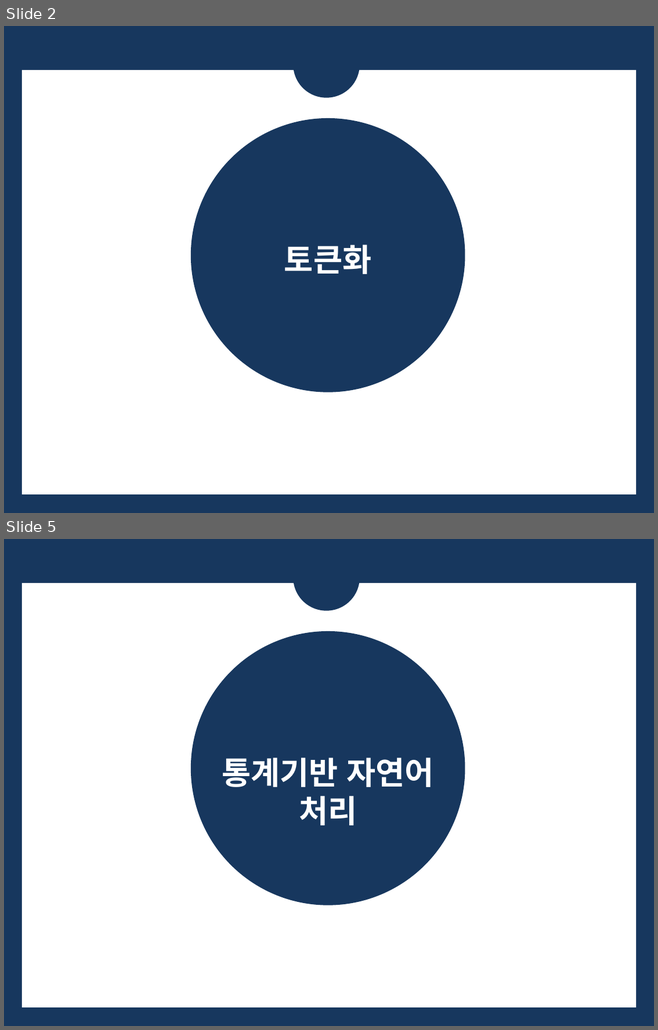
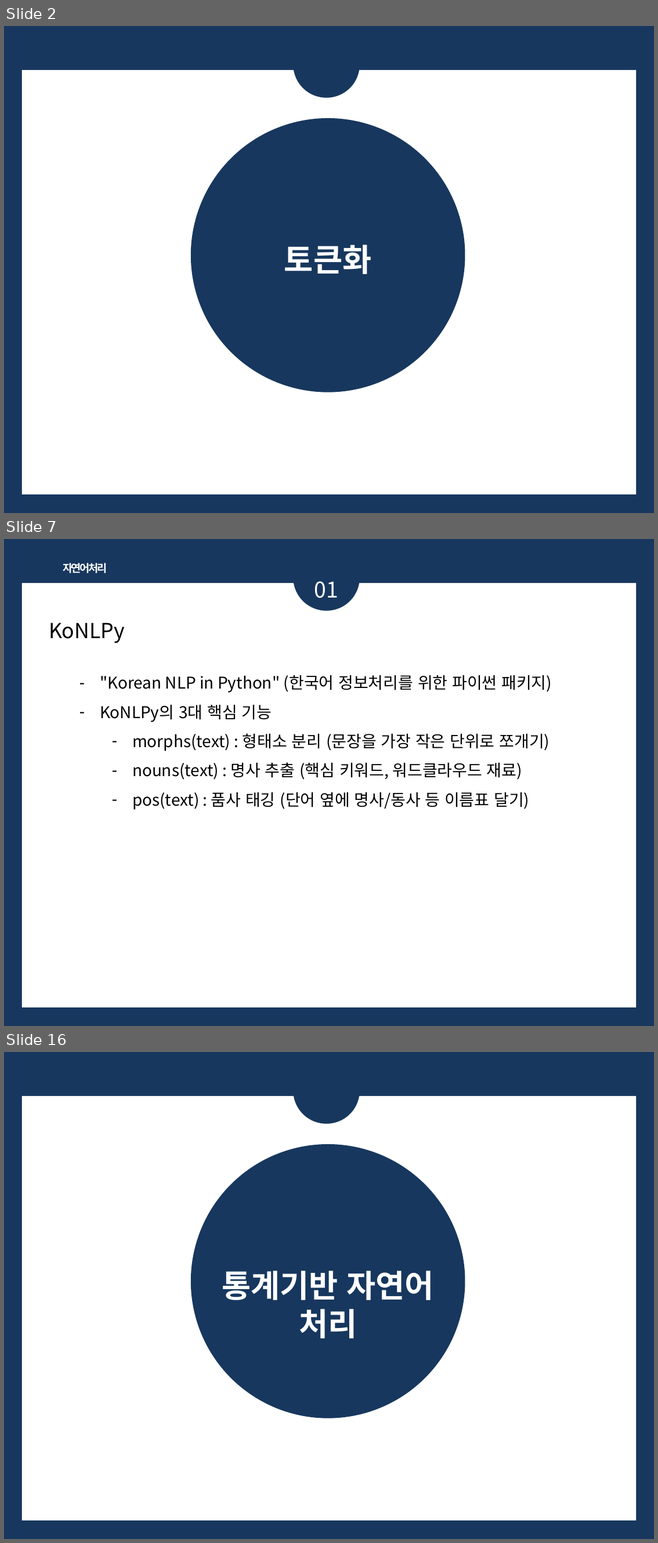
Before and after one commit to bsmoon-86/multicam_2025, a slide deck: PPT/자연어처리_정리.pptx. Shown one above the other, each under a label of ours: slides 2 and 5 before the commit, slides 2, 7 and 16 after it; the slides between them are not shown. The pictures are 658x1030 and 658x1543 pixels, drawn with LibreOffice and Linux fonts; fonts in the diff are those of the drawing. Boxes give left, top, right and bottom in pixels: in the first picture for what was removed or moved away, otherwise in the second. Text is boxed around its words. In the diff, an @@ line names an element or a change of style, - is before the commit and + after.

```diff
--- a/PPT/자연어처리_정리.pptx
+++ b/PPT/자연어처리_정리.pptx
@@ slide 7 added at bbox=[4, 539, 654, 1026], background #17375E; not listed: 1 template element that a slide beside it also shows @@
@@ ellipse added at bbox=[293, 544, 360, 610], fill #17375E @@
@@ text added at bbox=[63, 563, 107, 573], 12 pt, text #FFFFFF, bold @@
+자연어처리
@@ text added at bbox=[314, 581, 338, 598], 24 pt, text #FFFFFF @@
+01
@@ text added at bbox=[49, 623, 125, 643], 23 pt, text #000000 @@
+KoNLPy
@@ text added at bbox=[100, 675, 552, 810], 18 pt, text #000000 @@
+– "Korean NLP in Python" (한국어 정보처리를 위한 파이썬 패키지)
+– KoNLPy의 3대 핵심 기능
+  – morphs(text) : 형태소 분리 (문장을 가장 작은 단위로 쪼개기)
+  – nouns(text) : 명사 추출 (핵심 키워드, 워드클라우드 재료)
+  – pos(text) : 품사 태깅 (단어 옆에 명사/동사 등 이름표 달기)
@@ what was slide 5 is now slide 16 @@
```
Also in this commit, not shown: 2 slides changed, 10 other slides added, 1 other file.
